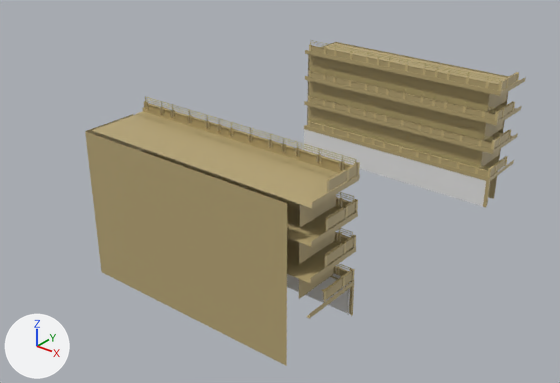
The FBX model Assets/Models/Lapangan_SideBuildings.fbx: old version first, new version second.
The view is the same before and after, from a 50 mm camera at (67.5, -96.6, 64.6) aimed at (-9.3, -0.6, 5.0). Every picture has the same lights, and +X, +Y and +Z are marked at lower left.

In view in the first picture: 'B-Wall', 'B-Wall.001', 'PagarBalkon', 'PagarBalkon.001'.
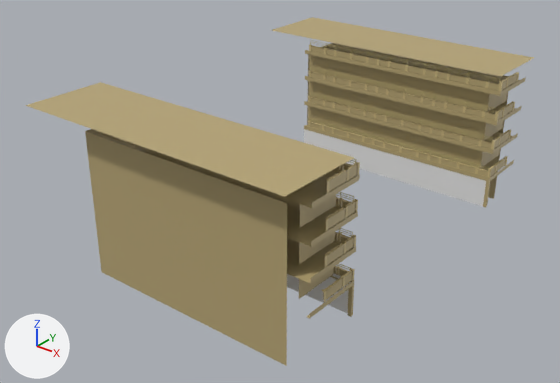
Boxes [x1, y1, x2, y2] around the edits, measured in the pictures (560 x 383 px):
'PagarBalkon', reshaped (22% wider): before [85, 96, 360, 366]; after [25, 82, 360, 366]
'PagarBalkon.001', reshaped (18% wider, 14% taller): before [304, 40, 526, 207]; after [272, 17, 534, 207]
part 1 of me_pagarbalkon_mesh, added: after [347, 287, 352, 317]
part 2 of me_pagarbalkon_mesh, added (beige): after [25, 17, 534, 197]

The change, as a list of edits to the scene's bpy script:
```text
Change me_pagarbalkon_mesh:
    used by ob_pagarbalkon_001; location = (-3.0, 26.1, 6.0); rotation_euler = (0.0, 3.142, 0.0), in degrees (0, 180, 0); scale = (-1.0, -1.0, -1.0)
    verts and faces of me_pagarbalkon_mesh; kept vertices keep their numbers, new ones are numbered from 1753
    before: 0 (20.8, -0.2, -0.8) at pixel (352, 286), 257 (20.2, -0.2, -0.8) at pixel (348, 284), 259 (20.8, -0.2, -6.0) at pixel (350, 316), 261 (20.2, -0.2, -6.0) at pixel (347, 315)
    remove me_pagarbalkon_mesh.from_pydata(...)  # 1753 vertices, 670 faces; spans x -21.4..20.8, y -11.0..0.3, z -9.6..18.3
    add me_pagarbalkon_mesh.from_pydata(...)  # 1757 vertices, 673 faces; spans x -30.4..20.8, y -14.9..0.3, z -9.6..18.6
    me_pagarbalkon_mesh part 1
    add faces += [(0, 257, 261, 259)]
    me_pagarbalkon_mesh part 2
    add verts[1753] = (-30.4, -0.2, 18.6)  # pixel (100, 82)
    add verts[1754] = (20.2, -0.2, 18.6)  # pixel (354, 157)
    add verts[1755] = (20.2, -14.9, 18.6)  # pixel (284, 196)
    add verts[1756] = (-30.4, -14.9, 18.6)  # pixel (25, 105)
    add faces += [(1754, 1756, 1755), (1753, 1756, 1754)]
```
